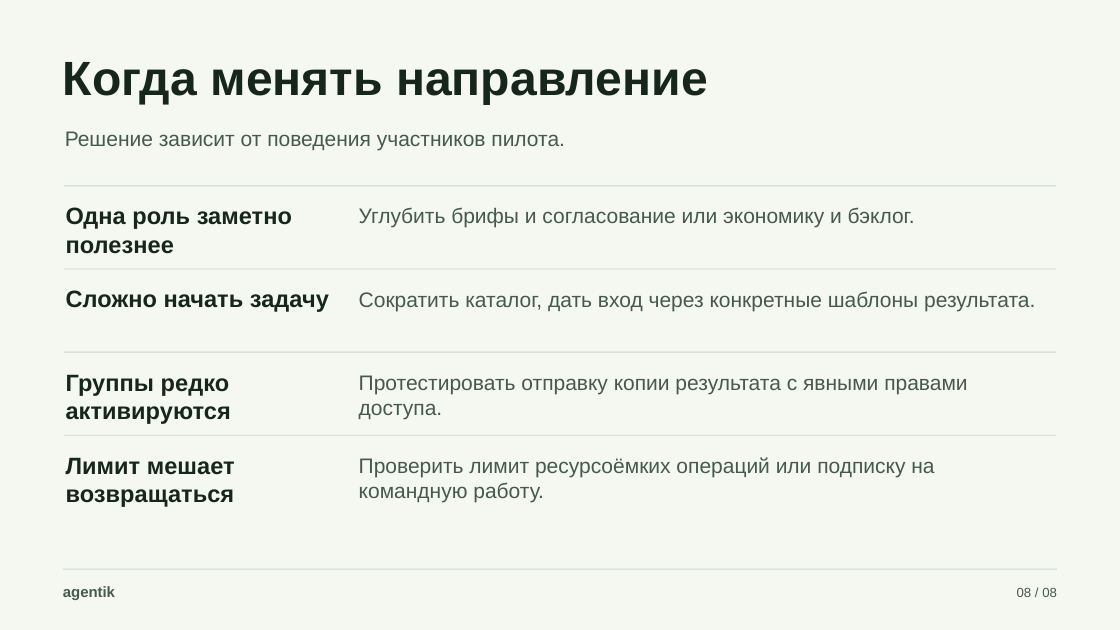
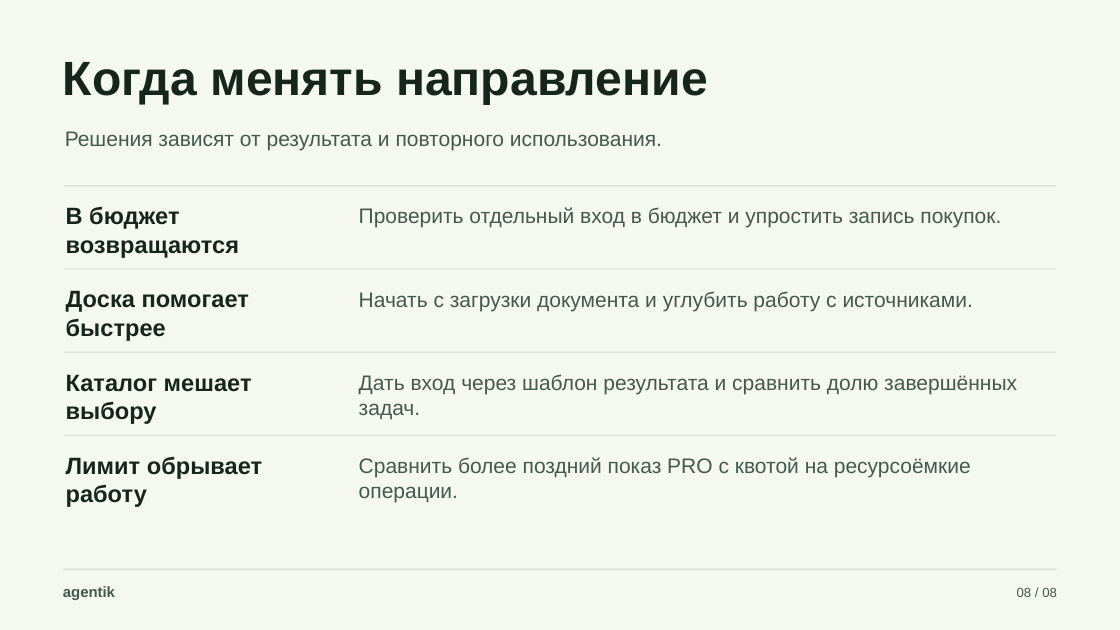
Before and after one commit to SergeyBukharev/agentik, a slide deck: slide 8 of docs/agentik-product-story.pptx. Drawn at 1120x630 pixels with LibreOffice and Linux fonts; fonts in the diff are those of the drawing. Boxes give left, top, right and bottom in pixels: in the first picture for what was removed or moved away, otherwise in the second. Text is boxed around its words. In the diff, an @@ line names an element or a change of style, - is before the commit and + after.

```diff
--- a/docs/agentik-product-story.pptx
+++ b/docs/agentik-product-story.pptx
@@ text at [65, 131, 662, 151]: text changed @@
-Решение зависит от поведения участников пилота.
+Решения зависят от результата и повторного использования.
@@ text at [66, 206, 239, 258]: text changed @@
-Одна роль заметно полезнее
+В бюджет возвращаются
@@ text at [359, 207, 1001, 228]: text changed @@
-Углубить брифы и согласование или экономику и бэклог.
+Проверить отдельный вход в бюджет и упростить запись покупок.
@@ text at [66, 290, 249, 341]: text changed @@
-Сложно начать задачу
+Доска помогает быстрее
@@ text at [359, 291, 973, 311]: text changed @@
-Сократить каталог, дать вход через конкретные шаблоны результата.
+Начать с загрузки документа и углубить работу с источниками.
@@ text at [66, 374, 252, 424]: text changed @@
-Группы редко активируются
+Каталог мешает выбору
@@ text at [359, 374, 1017, 419]: text changed @@
-Протестировать отправку копии результата с явными правами доступа.
+Дать вход через шаблон результата и сравнить долю завершённых задач.
@@ text at [66, 456, 262, 507]: text changed @@
-Лимит мешает возвращаться
+Лимит обрывает работу
@@ text at [359, 457, 971, 503]: text changed @@
-Проверить лимит ресурсоёмких операций или подписку на командную работу.
+Сравнить более поздний показ PRO с квотой на ресурсоёмкие операции.
```
Also in this commit, not shown: 6 other slides changed, 1 slide added, 1 slide removed, 50 other files.
